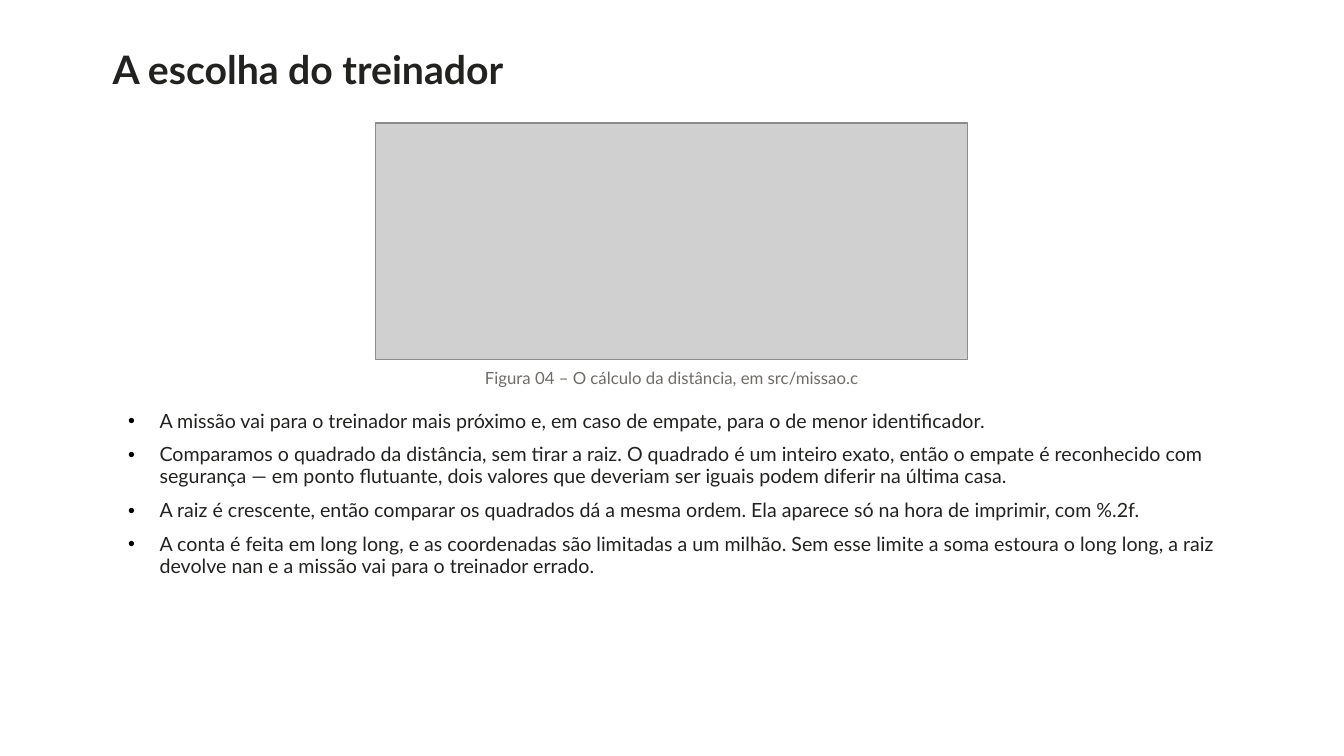
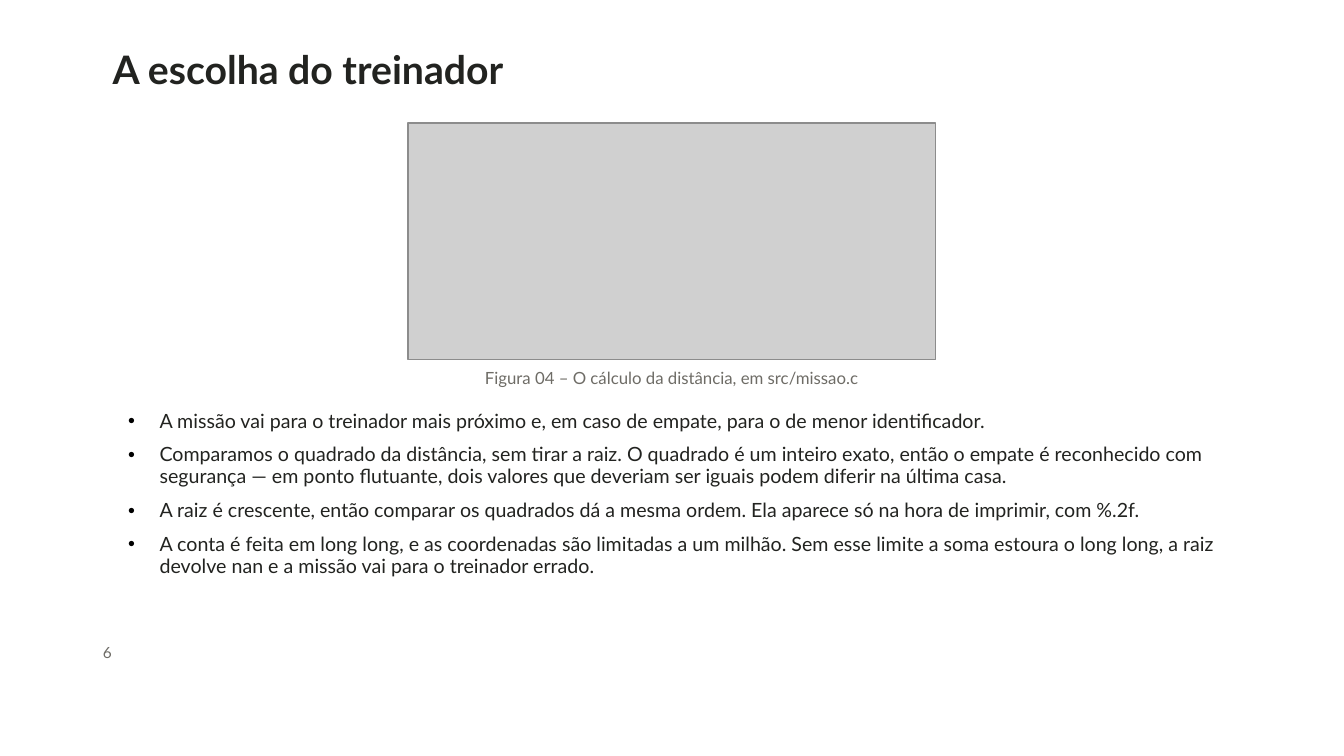
Before and after one commit to revoltzlz/tp-1, a slide deck: slide 6 of apresentacao/slides.pptx. Drawn at 1344x756 pixels with LibreOffice and Linux fonts; fonts in the diff are those of the drawing; grey boxes stand for pictures; background and template pictures are left out. Boxes give left, top, right and bottom in pixels: in the first picture for what was removed or moved away, otherwise in the second. Text is boxed around its words. In the diff, an @@ line names an element or a change of style, - is before the commit and + after.

```diff
--- a/apresentacao/slides.pptx
+++ b/apresentacao/slides.pptx
@@ picture: place and size @@
-picture at (376,123,968,360)
+picture at (408,123,936,360)
@@ text added at (103,647,112,658), 11 pt, text #6E6C66 @@
+6
```
Also in this commit, not shown: 11 other slides changed, 11 other files.
